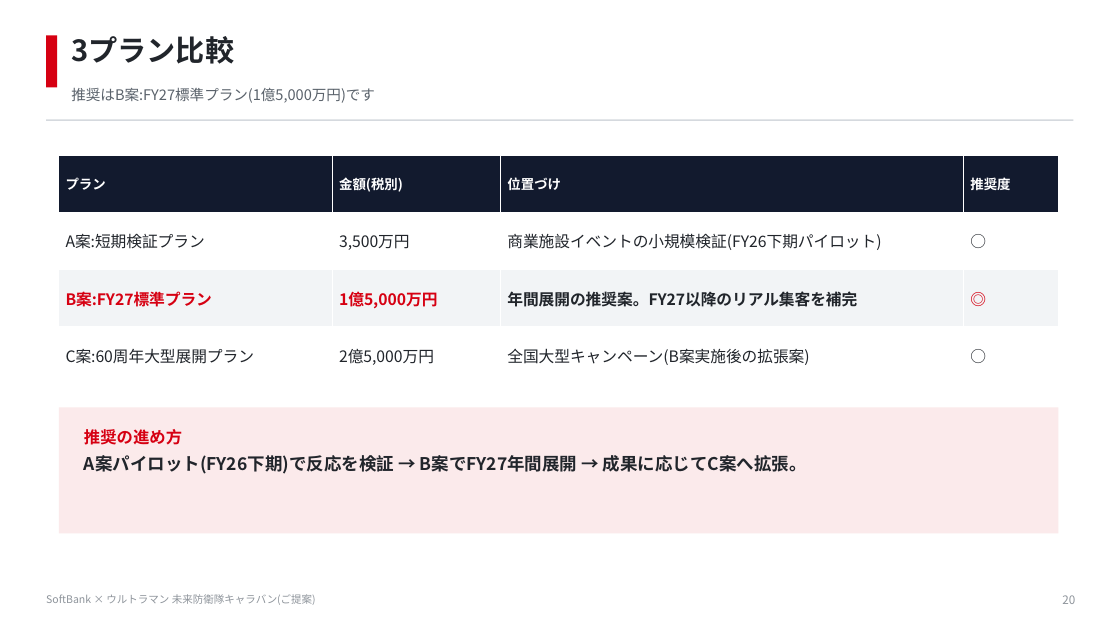
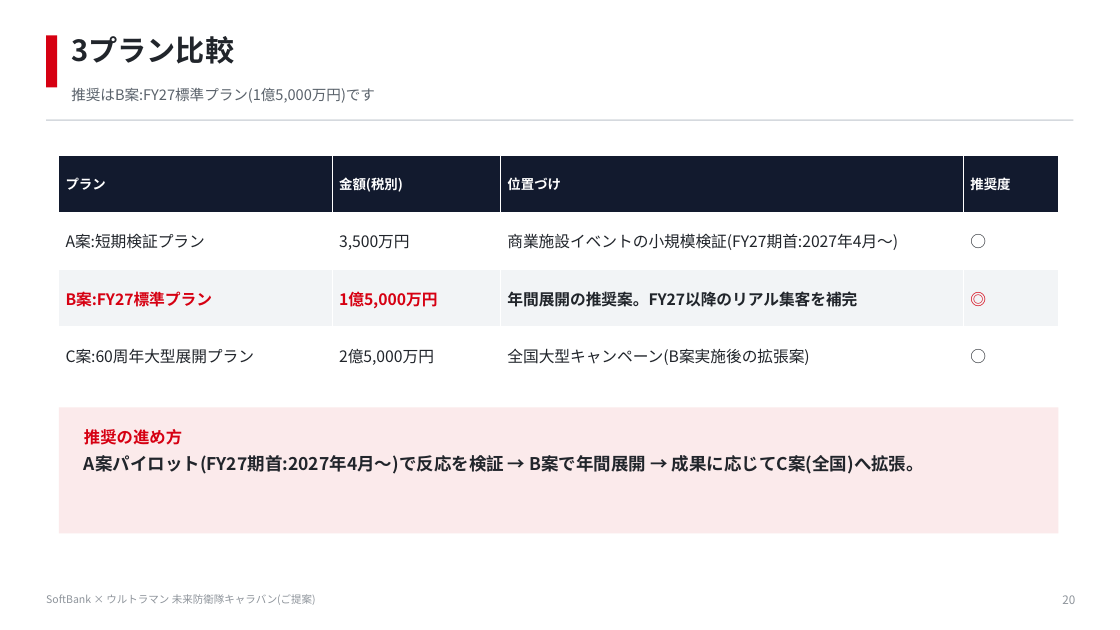
Before and after one commit to hayatoshintani-spe/kessho-lens, a slide deck: slide 20 of docs/proposals/softbank-ultraman-caravan/SoftBank_Ultraman_未来防衛隊キャラバン_提案資料.pptx. Drawn at 1120x630 pixels with LibreOffice and Linux fonts; fonts in the diff are those of the drawing. Boxes give left, top, right and bottom in pixels: in the first picture for what was removed or moved away, otherwise in the second. Text is boxed around its words. In the diff, an @@ line names an element or a change of style, - is before the commit and + after.

```diff
--- a/docs/proposals/softbank-ultraman-caravan/SoftBank_Ultraman_未来防衛隊キャラバン_提案資料.pptx
+++ b/docs/proposals/softbank-ultraman-caravan/SoftBank_Ultraman_未来防衛隊キャラバン_提案資料.pptx
@@ table at bbox=[59, 155, 1059, 384] @@
-row 2, column 3: 商業施設イベントの小規模検証(FY26下期パイロット)
+row 2, column 3: 商業施設イベントの小規模検証(FY27期首:2027年4月〜)
@@ text at bbox=[84, 455, 924, 474]: text changed @@
-A案パイロット(FY26下期)で反応を検証 → B案でFY27年間展開 → 成果に応じてC案へ拡張。
+A案パイロット(FY27期首:2027年4月〜)で反応を検証 → B案で年間展開 → 成果に応じてC案(全国)へ拡張。
```
Also in this commit, not shown: 3 other slides changed, 2 other files.
